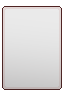
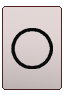
Layer changes from the first 64px x 96px image to the second:
added layer "Layer 40" in group "ccard" over [11, 28, 53, 69]
hid "Layer 39" over [5, 9, 59, 87]
